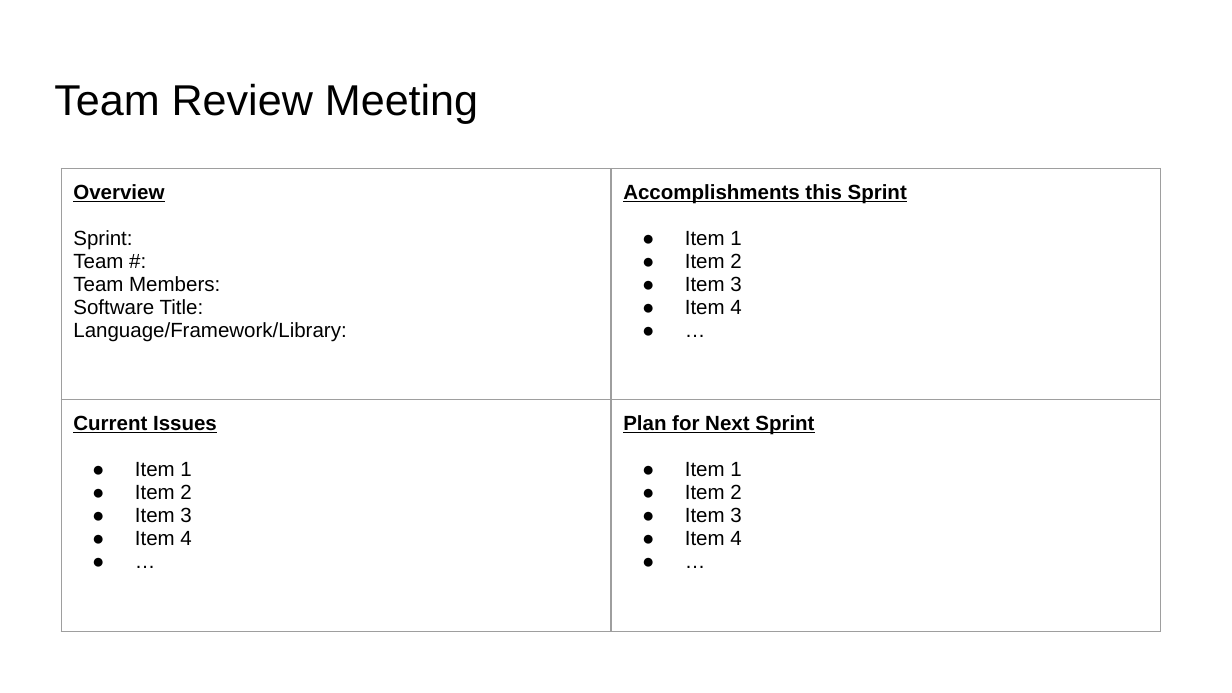
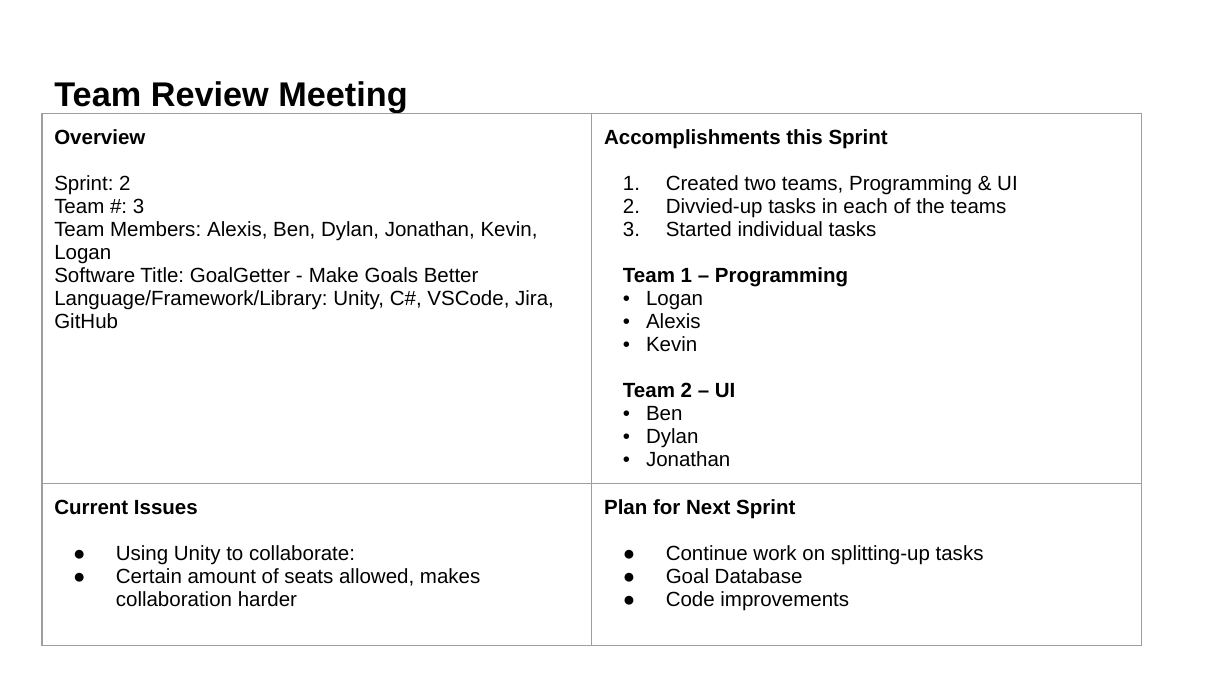
Before and after one commit to dbout01/cse310, a slide deck: slide 1 of sprint-2/team_review.pptx. Drawn at 1232x693 pixels with LibreOffice and Linux fonts; fonts in the diff are those of the drawing. Boxes give left, top, right and bottom in pixels: in the first picture for what was removed or moved away, otherwise in the second. Text is boxed around its words. In the diff, an @@ line names an element or a change of style, - is before the commit and + after.

```diff
--- a/sprint-2/team_review.pptx
+++ b/sprint-2/team_review.pptx
@@ title "Team Review Meeting" at [54, 81, 407, 113]: size 25.2 to 20 pt, bold on @@
@@ table at [42, 113, 1141, 680] @@
-row 1, column 1: Overview / Sprint: / Team #: / Team Members: / Software Title: / Language/Framework/Library:
+row 1, column 1: Overview / Sprint: 2 / Team #: 3 / Team Members: Alexis, Ben, Dylan, Jonathan, Kevin, Logan / Software Title: GoalGetter - Make Goals Better / Language/Framework/Library: Unity, C#, VSCode, Jira, GitHub
-row 1, column 2: Accomplishments this Sprint / Item 1 / Item 2 / Item 3 / Item 4 / …
+row 1, column 2: Accomplishments this Sprint / Created two teams, Programming & UI / Divvied-up tasks in each of the teams / Started individual tasks / Team 1 – Programming / Logan / Alexis / Kevin / Team 2 – UI / Ben / Dylan / Jonathan
-row 2, column 1: Current Issues / Item 1 / Item 2 / Item 3 / Item 4 / …
+row 2, column 1: Current Issues / Using Unity to collaborate: / Certain amount of seats allowed, makes collaboration harder
-row 2, column 2: Plan for Next Sprint / Item 1 / Item 2 / Item 3 / Item 4 / …
+row 2, column 2: Plan for Next Sprint / Continue work on splitting-up tasks / Goal Database / Code improvements
@@ table: place and size @@
-table at [62, 169, 1161, 662]
+table at [42, 113, 1141, 680]
```
Also in this commit, not shown: 5 slides added, 12 other files.
